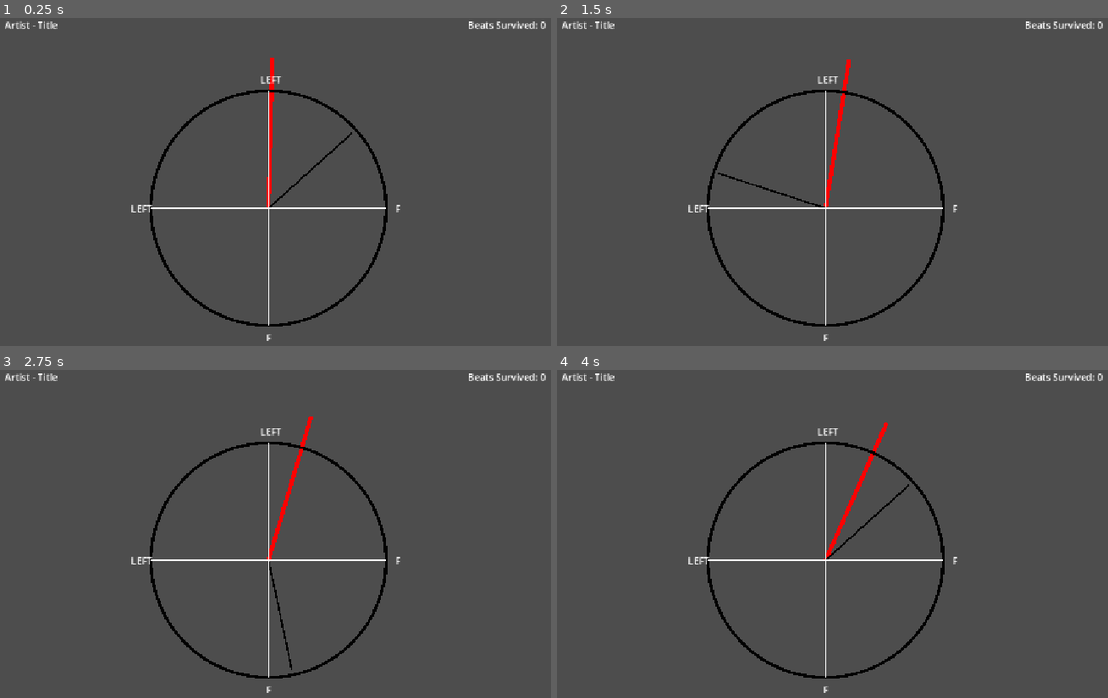
Above: before the commit, frames 1-4 (two rows, left to right).
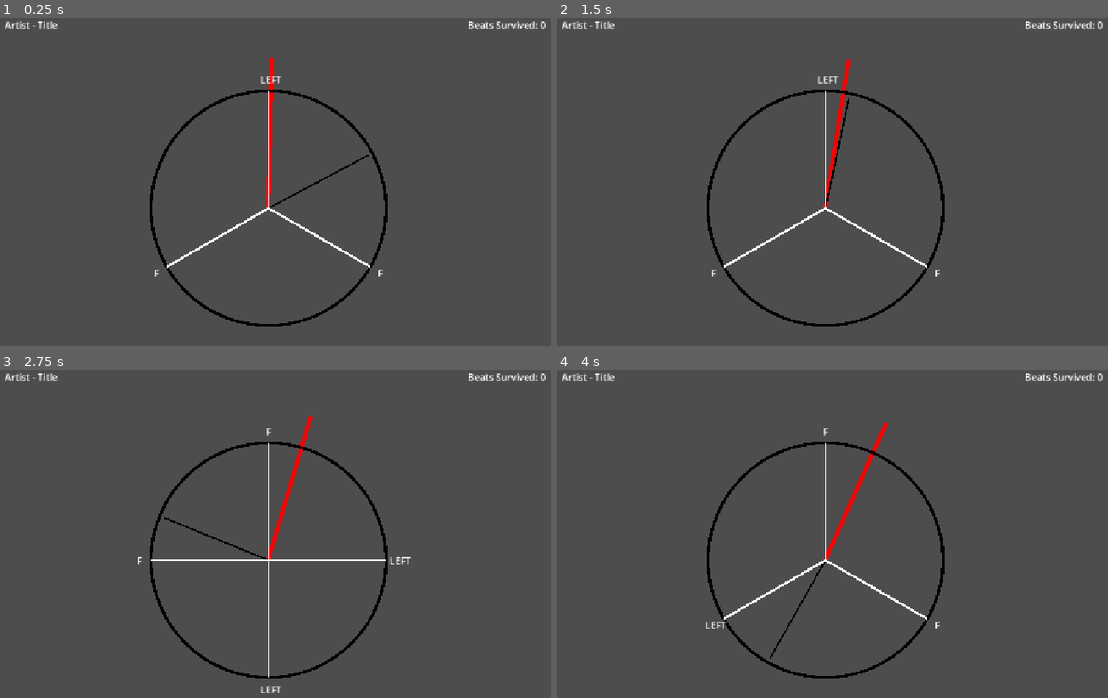
Above: after the commit, the same moments.

Repository: samstokes/jammin
Game: Godot game, scene res://scenes/clock_jam/clock_jam.tscn
Same seed, same stepped clock (60 frames per second), same inputs: the game is played once before the commit and once after it. Sound files missing from this copy of the repository are replaced by a short silence.
Inputs:
- Up to frame 1 (0.25 s): no input
- Up to frame 2 (1.5 s): tap Enter at 0.5 s; tap F (beat_main) at 0.6, 1.35 s
- Up to frame 3 (2.75 s): tap F (beat_main) at 2.1 s
- Up to frame 4 (4 s): tap F (beat_main) at 2.85, 3.6 s

The runs differ from the first frame. In frame 1, 0.9% of the frame differs, in the area x 23-73%, y 34-99%; in frame 2, 0.9%; in frame 3, 0.4%; in frame 4, 0.9%, in the area x 23-73%, y 17-99%.

Commit message:
adding support for dynamically choosing songs

Diff:
--- /dev/null
+++ b/audio/song_registry.json
@@ -0,0 +1,18 @@
+[
+	{
+		"id":1,
+		"title":"stay_fresh",
+		"artist":"Android52",
+		"bpm":128,
+		"beats_per_measure":4,
+		"UID":"uid://cyjei6geq4i5j"
+	},
+	{
+		"id":2,
+		"title":"mx lxfx !",
+		"artist":"imfy",
+		"bpm":124,
+		"beats_per_measure":3,
+		"UID":"uid://bm51mnsokhgvw"
+	}
+]
--- a/scenes/clock_jam/clock_jam.gd
+++ b/scenes/clock_jam/clock_jam.gd
@@ -1,6 +1,5 @@
 extends Node
 
-@export var beats_per_minute = 128.0
 @export var beats_per_clock_cycle = 4.0
 @export var strum_success_tolerance = 0.1
 @export var doom_seconds = 60.0
@@ -13,6 +12,9 @@
 # For accessing Vector2 return from  AudioProcessing.delta_time_and_nearest_beat()
 var time_diff_index = 0
 var nearest_beat_index = 1
+
+var _artist: String = ""
+var _title: String = ""
 
 @onready var clock_guitar_node: Node2D = %Clock/ClockGuitar
 @onready var clock_note_container_node: Node2D = %Clock/NotesContainer
@@ -33,21 +35,25 @@
 var current_notes: Array[SpawnedClockNoteData] = []
 
 func _ready() -> void:
-	AudioManager.get_node("AudioProcessing").play(0)
-	_spawn_four_notes()
+	AudioManager.get_node("AudioProcessing").connect("song", _on_new_song)
 	AudioManager.get_node("AudioProcessing").connect("beat", _on_beat)
 	AudioManager.get_node("AudioProcessing").connect("measure", _on_new_measure)
+	AudioManager.load_song()
 
 
-# WARNING, DO NOT ERASE IN ASCENDING ORDER
 func _on_new_measure(args):
-	print("_on_new_measure: ", args)
-
 	for note in current_notes:
 		if is_instance_valid(note):
 			note.node.queue_free()
 	current_notes.clear()
-	_spawn_four_notes()
+	_spawn_notes()
+
+
+func _on_new_song(title, artist, beats_per_measure) -> void:
+	beats_per_clock_cycle = beats_per_measure
+	_title = title
+	_artist = artist
+	_on_new_measure(0)
 
 
 func _unhandled_input(event: InputEvent) -> void:
@@ -96,8 +102,6 @@
 
 
 func _on_beat(args):
-	print("_on_beat: ", args)
-
 	# Bounce the clock guitar node to indicate a beat with a tween. Scale it up to 1.2x
 	# and then back down to 1.0x over 0.2 seconds total.
 	var tween = create_tween()
@@ -113,6 +117,11 @@
 	_spawn_clock_note(1)
 	_spawn_clock_note(2)
 	_spawn_clock_note(3)
+
+func _spawn_notes():
+	for i in range(beats_per_clock_cycle):
+		_spawn_clock_note(i)
+
 
 func _spawn_clock_note(beat: int = 0):
 	var clock_note_instance = clock_note_scene.instantiate()
--- a/scenes/globals/audio_manager.gd
+++ b/scenes/globals/audio_manager.gd
@@ -1,4 +1,12 @@
 extends Node
+
+var song_registry_path: String = "res://audio/song_registry.json"
+
+var song_id_to_info: Dictionary[int, SongInfo]
+
+func _ready() -> void:
+	if (!_load_library()):
+		print("Library Failed To Load")
 
 func play_sfx(audio_stream: AudioStream) -> void:
 	var player = AudioStreamPlayer.new()
@@ -6,3 +14,42 @@
 	add_child(player)
 	player.play()
 	player.finished.connect(player.queue_free)
+
+func _on_audio_processing_finished() -> void:
+	load_song()
+
+func _load_library() -> bool:
+	song_id_to_info.clear()
+	if FileAccess.file_exists(song_registry_path):
+		var data_text = FileAccess.get_file_as_string(song_registry_path)
+		# Parse array from json
+		var data_parsed = JSON.parse_string(data_text)
+		for record in data_parsed:
+			var curr = SongInfo.new()
+			curr.title = record["title"]
+			curr.artist = record["artist"]
+			curr.bpm = record["bpm"]
+			curr.beats_per_measure = record["beats_per_measure"]
+			curr.UID = record["UID"]
+			song_id_to_info[record["id"]] = curr
+		print("Song Registry Read and stored.")
+		return true
+	else:
+		print("Song Registry Not Detected!")
+		return false
+
+
+func load_song():
+	var track_id = randi() % song_id_to_info.size() + 1
+	if !AudioManager.get_node("AudioProcessing").reset(song_id_to_info[track_id]):
+		print("AudioProcessing Node Not Reset")
+	else:
+		print("AudioProcessing Node reset")
+
+
+class SongInfo:
+	var title: String
+	var artist: String
+	var bpm: int
+	var beats_per_measure: int
+	var UID: String
--- a/scenes/globals/audio_manager.tscn
+++ b/scenes/globals/audio_manager.tscn
@@ -10,4 +10,5 @@
 [node name="AudioProcessing" type="AudioStreamPlayer" parent="." unique_id=126237020]
 stream = ExtResource("2_prhr6")
 script = ExtResource("3_hj6p4")
-bmp = 128
+
+[connection signal="finished" from="AudioProcessing" to="." method="_on_audio_processing_finished"]
--- a/scenes/globals/audio_processing.gd
+++ b/scenes/globals/audio_processing.gd
@@ -1,24 +1,24 @@
 extends AudioStreamPlayer
 
-@export var bmp := 120
+@export var bpm := 120
 @export var beats_per_measure := 4
-@export var song_name := "Stay Fresh"
-@export var artist_name := "Android52"
+@export var title := "Stay Fresh"
+@export var artist := "Android52"
 
-var song_pos = 0.0
-var song_pos_in_beats = 1
-var sec_per_beat = 60.0/bmp
-var last_reported_beat = 0
-var measure_num = 1
+var song_pos: float = 0.0
+var song_pos_in_beats: int = 1
+var sec_per_beat: float = 60.0/bpm
+var last_reported_beat: int = 0
+var measure_num: int = 1
 
 signal measure(position)
 signal beat(position)
-
+signal song(title, artist, beats_per_measure)
 
 # Called when the node enters the scene tree for the first time.
-# V1: play music immediately and set up the bmp dynamically from exported data
+# V1: play music immediately and set up the bpm dynamically from exported data
 func _ready() -> void:
-	sec_per_beat = 60.0/bmp
+	sec_per_beat = 60.0/bpm
 	play()
 
 # Update and track information every frame
@@ -29,32 +29,52 @@
 		song_pos_in_beats = int(floor(song_pos/sec_per_beat))
 		_track_beat_and_measure()
 
-func _track_beat_and_measure():
+func _track_beat_and_measure() -> void:
 	if last_reported_beat < song_pos_in_beats:
 		if measure_num > beats_per_measure:
 			measure_num = 1
 		if measure_num == beats_per_measure:
-			emit_signal("measure", measure_num)
 			emit_signal("beat", song_pos_in_beats)
+			emit_signal("measure", song_pos_in_beats)
 		last_reported_beat = song_pos_in_beats
 		measure_num += 1
 
-
-func get_measure_in_seconds():
+func get_measure_in_seconds() -> float:
 	return sec_per_beat*beats_per_measure
 
 	# TAU rad * (1/ [ (X*sec/beat) * ( Y * beat / measure) ]
 	# = 2pi*rad/measure * (1/ [ (X*sec/beat) * ( Y * beat / measure) ]
 	# = 2pi*rad/measure * [beat/ (X*sec)] * [measure/ (Y*beat)]
 	# = 2pi*rad / (X*Y) sec
-func get_rads_per_second():
+func get_rads_per_second() -> float:
 	return TAU/(sec_per_beat * beats_per_measure)
 
-func nearest_beat():
+func nearest_beat() -> int:
 	return round(song_pos / sec_per_beat)
 
-func delta_time_and_nearest_beat():
+func delta_time_and_nearest_beat() -> Vector2:
 	var nearest_beat_time = nearest_beat() * sec_per_beat
 	var abs_delta_to_nearest_beat = abs(song_pos - nearest_beat_time)
 	var nearest_beat_in_measure = int(round(nearest_beat_time /sec_per_beat)) % int(beats_per_measure)
 	return Vector2(abs_delta_to_nearest_beat, nearest_beat_in_measure)
+
+func reset(song_info: AudioManager.SongInfo) -> bool:
+	stop()
+	var file = AudioStreamMP3.load_from_file(song_info.UID)
+	if file == null:
+		print("Could not load next MP3")
+		play()
+		return false
+	stream = file
+	bpm = song_info.bpm
+	beats_per_measure = song_info.beats_per_measure
+	title = song_info.title
+	artist = song_info.artist
+	song_pos = 0.0
+	song_pos_in_beats = 1
+	sec_per_beat = 60.0/bpm
+	last_reported_beat = 0
+	measure_num = 1
+	emit_signal("song", title, artist, beats_per_measure)
+	play()
+	return true
Not shown, added: audio/01 mx lxfx !.mp3.import
Not shown, added: audio/01 mx lxfx !.mp3
